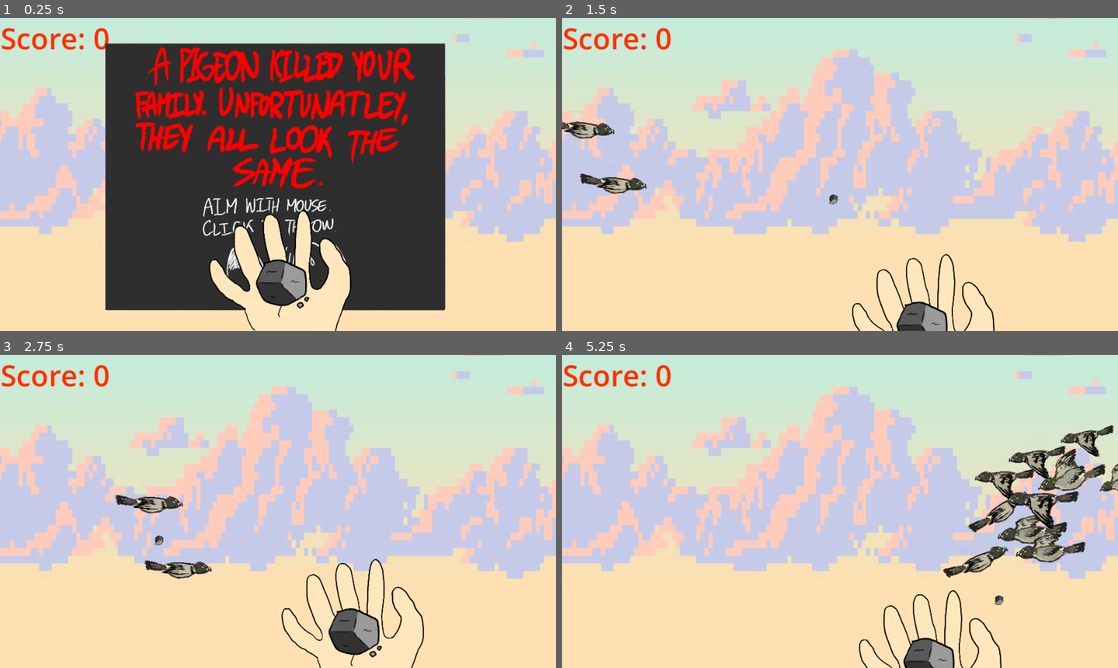
Above: before the commit, frames 1-4 (two rows, left to right).
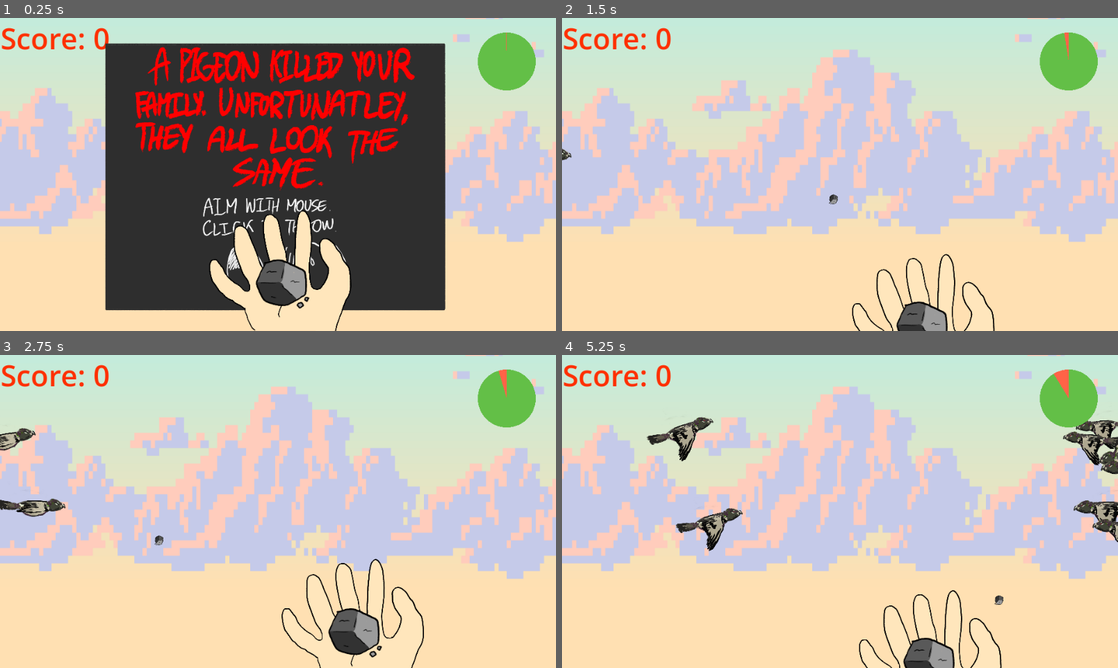
Above: after the commit, the same moments.

Repository: terebigeemu/utsjam
Game: Godot game, scene res://main.tscn
Two runs of this game, one before a commit and one after it. Both use one fixed random seed, a clock stepped at 60 frames per second and the inputs below.
Inputs (mouse positions are in pixels of both pictures, inside the frame that each line leads up to):
- Up to frame 1 (0.25 s): no input
- Up to frame 2 (1.5 s): tap Enter at 0.5 s; move the mouse to (962, 158) at 0.52 s; click (962, 158) at 0.6 s; move the mouse to (728, 190) at 1.27 s; click (728, 190) at 1.35 s
- Up to frame 3 (2.75 s): move the mouse to (333, 442) at 2.02 s; click (333, 442) at 2.1 s
- Up to frame 4 (5.25 s): move the mouse to (812, 574) at 2.77 s; click (812, 574) at 2.85 s; move the mouse to (1006, 558) at 3.52 s; click (1006, 558) at 3.6 s; move the mouse to (673, 464) at 4.27 s; click (673, 464) at 4.35 s; move the mouse to (867, 511) at 5.02 s; click (867, 511) at 5.1 s

The runs differ from the first frame. In frame 1, 1.5% of the frame differs, in the area x 85-97%, y 4-24%; in frame 2, 2.4%; in frame 3, 3.1%; in frame 4, 8.5%, in the area x 15-100%, y 4-72%.

Commit message:
rebase main.tscn

Diff:
--- a/end.tscn
+++ b/end.tscn
@@ -1,7 +1,6 @@
 [gd_scene format=3 uid="uid://cbtqgnkljtg1w"]
 
-[ext_resource type="Script" uid="uid://b8c10jpkhpmr2" path="res://endScreen.gd" id="1_egc6y"]
-[ext_resource type="Texture2D" uid="uid://b8b1lg3orcmme" path="res://Sprites/endScreenPlaceholder.png" id="2_lt2ag"]
+[ext_resource type="Script" uid="uid://b8c10jpkhpmr2" path="res://scripts/endScreen.gd" id="1_egc6y"]
 [ext_resource type="AudioStream" uid="uid://b7ghx2uf6tgly" path="res://330967__deleted_user_2104797__bird-flap-b-05.wav" id="3_lt2ag"]
 [ext_resource type="AudioStream" uid="uid://d2etanrhmbvx" path="res://placeholderBackgroundMusic.wav" id="4_75yvt"]
 
@@ -11,7 +10,6 @@
 [node name="EndScreenPlaceholder" type="Sprite2D" parent="." unique_id=603907419]
 position = Vector2(583, 324)
 scale = Vector2(2.3147411, 1.9756098)
-texture = ExtResource("2_lt2ag")
 
 [node name="PlayAgainBtn" type="Button" parent="." unique_id=1048817140]
 modulate = Color(1, 1, 1, 0)
--- a/fionas_test.tscn
+++ b/fionas_test.tscn
@@ -11,6 +11,7 @@
 script = ExtResource("2_odwix")
 
 [node name="SpinBox" type="SpinBox" parent="." unique_id=783317453]
+visible = false
 offset_left = 119.0
 offset_top = 170.0
 offset_right = 342.0
@@ -19,6 +20,7 @@
 script = ExtResource("3_67k4n")
 
 [node name="Button" type="Button" parent="SpinBox" unique_id=1357652403]
+visible = false
 layout_mode = 1
 anchors_preset = -1
 anchor_top = -0.555
--- a/main.tscn
+++ b/main.tscn
@@ -30,9 +30,10 @@
 [ext_resource type="Texture2D" uid="uid://dayod8fymlek8" path="res://Sprites/rockThrow/PNGSet/PNG_0010.png" id="25_qnost"]
 [ext_resource type="Texture2D" uid="uid://ddgg84itktkbm" path="res://Sprites/rockThrow/PNGSet/PNG_0011.png" id="26_wnkbs"]
 [ext_resource type="Script" uid="uid://c7ckrx1jlb2hq" path="res://multiplier.gd" id="29_qsp4k"]
+[ext_resource type="Script" uid="uid://wcrc1ekv1ypv" path="res://timer.gd" id="23_d13ii"]
 
 [sub_resource type="PhysicsMaterial" id="PhysicsMaterial_lquwl"]
-friction = 0.5
+friction = 0.3
 rough = true
 bounce = 0.5
 
@@ -295,6 +296,8 @@
 [node name="AnimationPlayer" type="AnimationPlayer" parent="Multiplier" unique_id=1689954653]
 unique_name_in_owner = true
 libraries/ = SubResource("AnimationLibrary_seu75")
+[node name="Timer" type="Node2D" parent="." unique_id=820777360]
+script = ExtResource("23_d13ii")
 
 [connection signal="body_entered" from="Ball" to="Ball" method="_on_body_entered"]
 [connection signal="timeout" from="SpawnTimer" to="." method="_on_spawn_timer_timeout"]
--- a/scripts/endScreen.gd
+++ b/scripts/endScreen.gd
@@ -23,4 +23,4 @@
 func _on_play_again_btn_pressed() -> void:
 	buttonAudio.play()
 	await buttonAudio.finished
-	get_tree().change_scene_to_file("res://fionas_test.tscn") ###!!!! replace w/ the actual game scene HERE
+	get_tree().change_scene_to_file("res://main.tscn") ###!!!! replace w/ the actual game scene HERE
--- a/scripts/fionas_test.gd
+++ b/scripts/fionas_test.gd
@@ -3,7 +3,7 @@
 @export var radius: float = 50.0
 @export var fill_color: Color = Color(0.3882353, 0.75, 0.2784314, 1)
 @export var bg_color: Color = Color(1, 0.3882353, 0.2784314, 1)
-@export var duration: float = 30.0
+@export var duration: float = 60.0
 @export	var numberOfBirdsHit: int = 0
 
 
@@ -18,7 +18,7 @@
 	queue_redraw()
 
 func _draw() -> void:
-	var center := Vector2(120, 120) / 2.0 # the position of the center of the timer
+	var center := Vector2(1750, 150) / 2.0 # the position of the center of the timer
 	draw_circle(center, radius, bg_color) # optional background circle
 
 	if timer.is_stopped() or timer.wait_time <= 0.0:
--- a/scripts/test_bird.gd
+++ b/scripts/test_bird.gd
@@ -16,12 +16,12 @@
 	var resizing : float = 0.16 + 0.1 * randf()
 	resizing *= 1.3
 	sprite.scale = Vector2(resizing,resizing)
-	collision_shape.scale = Vector2(resizing*9,resizing*9)
+	collision_shape.scale = Vector2(resizing,resizing)
 	# original size is 400px
 	# Initial Angle of Attack
 	sprite.rotation = (-0.01 + 0.15 * randf())
 	# Slightly vary the flapping and flight speed
-	sprite_speed = 0.7 * (1 + randf())
+	sprite_speed = 0.9 * (1 + randf())
 	sprite.play("flap", 1.0 * sprite_speed, false)
 
 func _on_animation_finished() -> void:
@@ -36,6 +36,7 @@
 		sprite.play("flap", -1.0 * sprite_speed, true)
 
 func _on_bird_entered(body_rid: RID, body: Node2D, body_shape_index: int, local_shape_index: int) -> void:
+	await get_tree().create_timer(2.0).timeout
 	living = false
 	fall = Vector2.from_angle(sprite.rotation - 0.226)
 	fall *+ - sprite_speed * 100
@@ -54,8 +55,8 @@
 			sprite.rotation = (-0.01 + 0.15 * randf())
 		var translation := Vector2.from_angle(sprite.rotation - 0.226).normalized()
 		physics.position += translation * - sprite_speed * 100 * delta
-		sprite.position += translation * - sprite_speed * 100 * delta
-		collision_shape.position += translation * - sprite_speed * 100 * delta
+		#sprite.position += translation * - sprite_speed * 100 * delta
+		#collision_shape.position += translation * - sprite_speed * 100 * delta
 		# Force the bird to fly up if it is crashing into the ground
 		if sprite.global_position.y > 350:
 			sprite.rotate(-drop * 1.5)
--- a/test/test_bird.tscn
+++ b/test/test_bird.tscn
@@ -7,8 +7,8 @@
 [ext_resource type="Texture2D" uid="uid://gb0y4bpuuf6p" path="res://Sprites/Bird/Pigeon/Bird_04.png" id="5_xxiod"]
 
 [sub_resource type="PhysicsMaterial" id="PhysicsMaterial_xuqvo"]
-rough = true
-bounce = 0.5
+friction = 0.0
+bounce = 1.0
 absorbent = true
 
 [sub_resource type="SpriteFrames" id="SpriteFrames_s3r25"]
@@ -37,25 +37,27 @@
 }]
 
 [sub_resource type="CircleShape2D" id="CircleShape2D_72jeb"]
+radius = 11.966709
 
 [node name="Node2D2" type="Node2D" unique_id=1922979459]
 position = Vector2(-1, -1)
 script = ExtResource("1_ejgwb")
 
 [node name="AnimatableBody2D" type="AnimatableBody2D" parent="." unique_id=1983407413]
+scale = Vector2(1, 1.0084366)
 physics_material_override = SubResource("PhysicsMaterial_xuqvo")
 
 [node name="AnimatedSprite2D" type="AnimatedSprite2D" parent="AnimatableBody2D" unique_id=1169822462]
 sprite_frames = SubResource("SpriteFrames_s3r25")
 animation = &"dead"
 
+[node name="CollisionShape2D" type="CollisionShape2D" parent="AnimatableBody2D" unique_id=1758691481]
+scale = Vector2(2.6429439, 2.6429439)
+shape = SubResource("CircleShape2D_72jeb")
+
 [node name="Area2D" type="Area2D" parent="AnimatableBody2D" unique_id=1142619322]
 scale = Vector2(100, 100)
 monitorable = false
 
-[node name="CollisionShape2D" type="CollisionShape2D" parent="AnimatableBody2D/Area2D" unique_id=1758691481]
-scale = Vector2(0.08, 0.08)
-shape = SubResource("CircleShape2D_72jeb")
-
 [connection signal="animation_finished" from="AnimatableBody2D/AnimatedSprite2D" to="." method="_on_animation_finished"]
 [connection signal="body_shape_entered" from="AnimatableBody2D/Area2D" to="." method="_on_bird_entered"]
--- /dev/null
+++ b/timer.gd
@@ -0,0 +1,15 @@
+extends Node2D
+
+# written by adrian
+
+var timer_scene = preload("res://fionas_test.tscn")
+
+
+# Called when the node enters the scene tree for the first time.
+func _ready() -> void:
+	var instance = timer_scene.instantiate()
+	add_child(instance)
+
+# Called every frame. 'delta' is the elapsed time since the previous frame.
+func _process(delta: float) -> void:
+	pass
Not shown, added: timer.gd.uid
